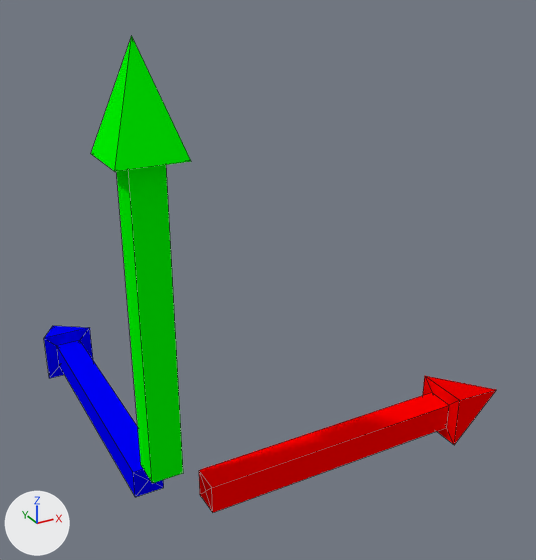
The Blender file SourceAssets/Models/Axes.blend, before and after one commit.
Before and after are seen from a 50 mm lens placed at (-0.433, -1.266, 1.126), pointed at (0.472, 0.38, 0.303). The axes (+X, +Y, +Z) are drawn at lower left. The lights are the same throughout. Mesh edges are drawn as thin lines.

The first picture shows 'Axes'.
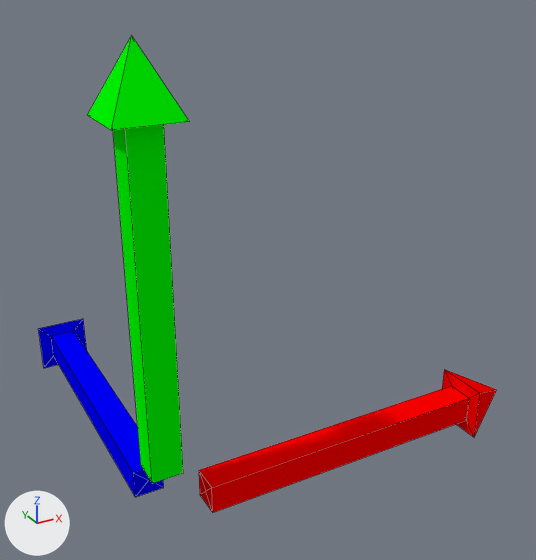
What differs and where, as boxes [x1, y1, x2, y2] in the pictures (536 x 560 px; the box of a moved part takes in the faces that stretch with it):
'Axes', reshaped: before [44, 36, 496, 513]; after [39, 36, 496, 513]
part 1 of me_axes, moved or reshaped: before [44, 326, 93, 378]; after [39, 319, 87, 368]
part 2 of me_axes, moved or reshaped: before [423, 376, 496, 445]; after [442, 369, 496, 437]
part 3 of me_axes, moved or reshaped: before [91, 36, 191, 172]; after [87, 36, 190, 130]
part 4 of me_axes, moved or reshaped: before [57, 340, 143, 496]; after [51, 331, 143, 496]
part 5 of me_axes, moved or reshaped: before [199, 392, 449, 512]; after [199, 386, 469, 512]
part 6 of me_axes, moved or reshaped: before [116, 165, 183, 483]; after [113, 125, 183, 483]

Edits to the bpy script that builds the scene:
```text
Change me_axes:
    where me_axes.from_pydata(...)  # 48 vertices, 60 faces; spans x -0.07..1.0, y -0.07..1.0, z -0.07..1.0
    used by ob_axes; location = (0.0, 0.0, 0.0)
    before: 4 (-0.035, 0.79, -0.035) at pixel (59, 365), 5 (0.035, 0.79, -0.035), 6 (0.035, 0.79, 0.035) at pixel (79, 340), 7 (-0.035, 0.79, 0.035) at pixel (56, 345), 9 (0.0, 0.79, 0.0)
    before: 20 (0.79, 0.035, 0.035) at pixel (431, 392), 21 (0.79, 0.035, -0.035), 22 (0.79, -0.035, -0.035) at pixel (446, 427), 23 (0.79, -0.035, 0.035) at pixel (449, 405), 25 (0.79, 0.0, 0.0)
    before: 36 (-0.035, 0.035, 0.79), 37 (0.035, 0.035, 0.79), 38 (0.035, -0.035, 0.79), 39 (-0.035, -0.035, 0.79), 41 (0.0, 0.0, 0.79)
    me_axes part 1: the loose piece of 6 vertices spanning x -0.07..0.07, y 0.79..1.0, z -0.07..0.07 is scaled about its middle by (1, 0.667, 1), then moved by (0.0, 0.035, 0.0)
    me_axes part 2: the loose piece of 6 vertices spanning x 0.79..1.0, y -0.07..0.07, z -0.07..0.07 is scaled about its middle by (0.667, 1, 1), then moved by (0.035, 0.0, 0.0)
    me_axes part 3: the loose piece of 6 vertices spanning x -0.07..0.07, y -0.07..0.07, z 0.79..1.0 is scaled about its middle by (1, 1, 0.667), then moved by (0.0, 0.0, 0.035)
    me_axes part 4
    add for i in [*range(4, 8), 9]: me_axes.vertices[i].co += Vector((0.0, 0.07, 0.0))
    me_axes part 5
    add for i in [*range(20, 24), 25]: me_axes.vertices[i].co += Vector((0.07, 0.0, 0.0))
    me_axes part 6
    add for i in [*range(36, 40), 41]: me_axes.vertices[i].co += Vector((0.0, 0.0, 0.07))
```
